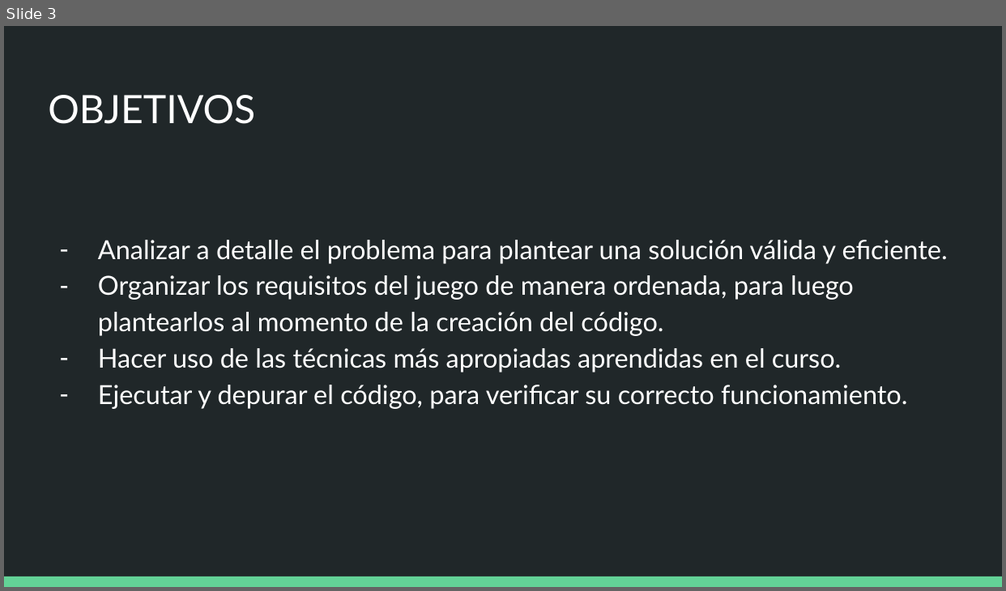
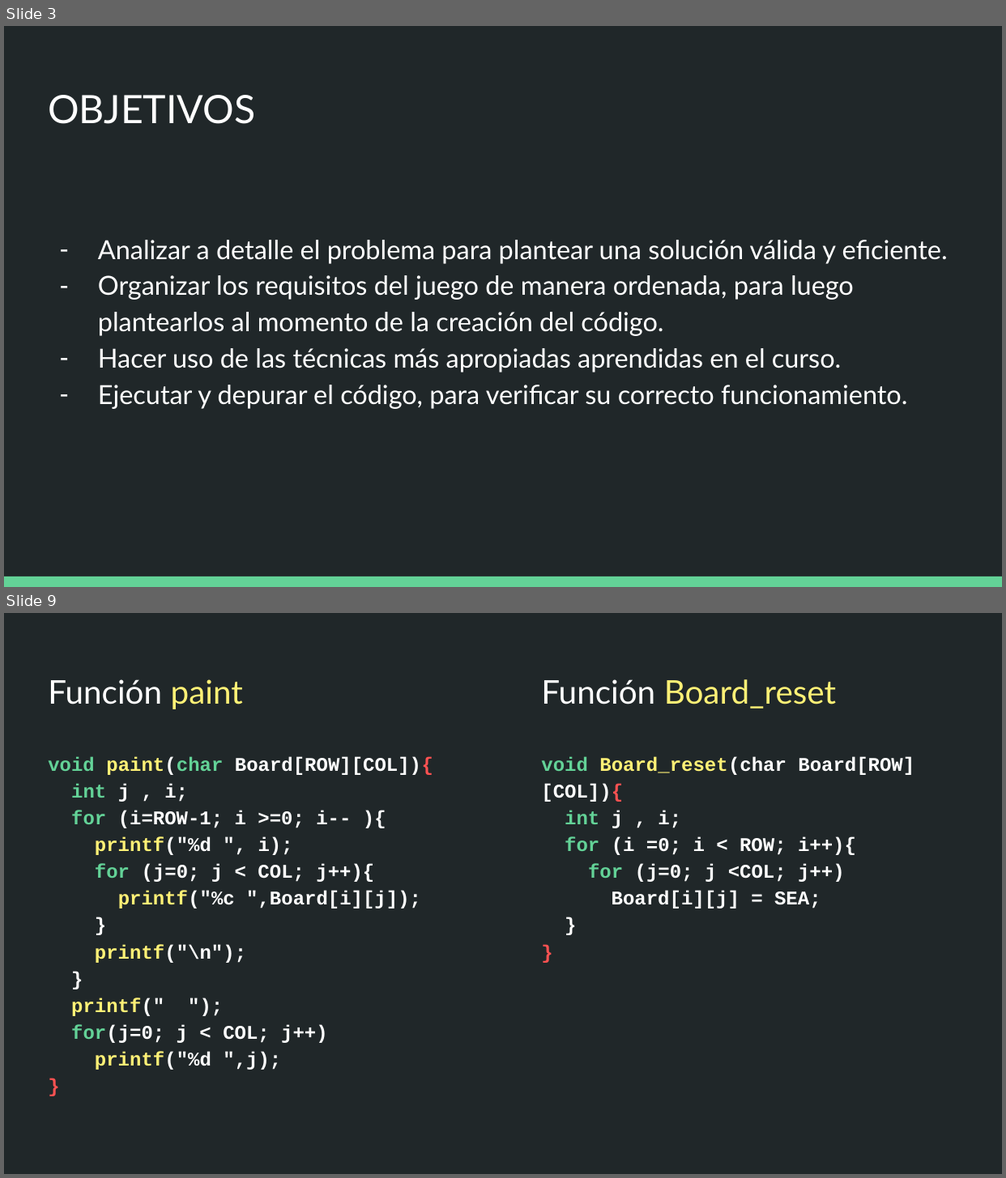
Before and after one commit to Z4N4T3/Sophie, a slide deck: aja.pptx. Shown one above the other, each under a label of ours: slide 3 before the commit, slides 3 and 9 after it; the slides between them are not shown. The pictures are 1006x591 and 1006x1178 pixels, drawn with LibreOffice and Linux fonts; fonts in the diff are those of the drawing. Boxes give left, top, right and bottom in pixels: in the first picture for what was removed or moved away, otherwise in the second. Text is boxed around its words. In the diff, an @@ line names an element or a change of style, - is before the commit and + after.

```diff
--- a/aja.pptx
+++ b/aja.pptx
@@ slide 9 added at [4, 613, 1002, 1174], background #202729 @@
@@ title added at [48, 679, 243, 709], 23.6 pt, text #FFFFFF @@
+Función paint
@@ title added at [541, 679, 836, 709], 23.6 pt, text #FFF176 @@
+Función Board_reset
@@ text added at [48, 757, 433, 1070], 14 pt, text #FFFFFF, bold @@
+void paint(char Board[ROW][COL]){
+int j , i;
+for (i=ROW-1; i >=0; i-- ){
+printf("%d ", i);
+for (j=0; j < COL; j++){
+printf("%c ",Board[i][j]);
+}
+printf("\n");
+}
+printf(" ");
+for(j=0; j < COL; j++)
+printf("%d ",j);
+}
@@ text added at [541, 757, 914, 909], 14 pt, text #FFFFFF, bold @@
+void Board_reset(char Board[ROW][COL]){
+int j , i;
+for (i =0; i < ROW; i++){
+for (j=0; j <COL; j++)
+Board[i][j] = SEA;
+}
+}
```
Also in this commit, not shown: 7 other slides added, 1 slide removed.
